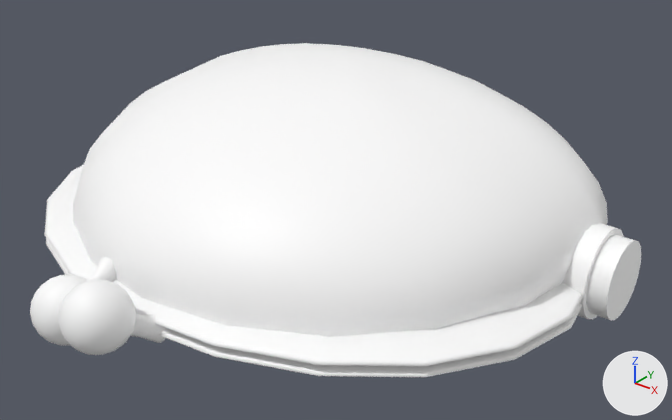
Two versions of the FBX model Assets/MotherDuckLEVELS/YOUR_WORK_HERE/Meshes/Purse final.fbx, one commit apart.
Both versions are drawn from a 50 mm camera at (2.0, -2.5, 2.91) aimed at (0.15, -0.19, 1.48). Arrows for +X, +Y and +Z are at lower right; the lights stay in place. Where no turn or scale is listed for an object, it has been applied to the vertices.
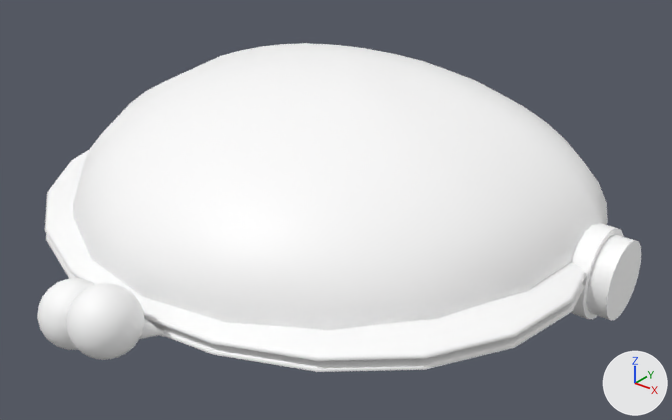
ob_group3 is not drawn itself; it is the parent of ob_psphere2, ob_group1, ob_group2, ob_pasted__psphere2, ob_group.

Where the newer file only moved an object's origin or applied its transform, the numbers keep the older frame.

What differs and where, as boxes (x1, y1, x2, y2) in the pictures (672 x 420 px):
'pSphere2', moved, turned
    before: (44, 165, 583, 366)
    after: (45, 150, 587, 361)
'pasted__pSphere2', moved, turned
    before: (46, 238, 583, 377)
    after: (46, 234, 585, 372)
'pasted__pSphere3', moved
    before: (58, 279, 136, 355)
    after: (66, 283, 144, 360)
'pSphere3', moved
    before: (30, 274, 88, 346)
    after: (37, 278, 96, 350)
'pasted__pCylinder2', reshaped, moved
    before: (131, 314, 168, 343)
    after: (140, 318, 166, 339)
'pCylinder2', moved (not visible afterwards)
    before: (88, 257, 116, 282)

The change in detail:
me_mesh_008 is used by ob_pasted__pcylinder2; location (0.081, -1.021, 1.381).
me_mesh_008 had 82 vertices, 100 faces and spanned x -0.0564..0.0564, y -0.0734..0.0734, z -0.0632..0.0632.
me_mesh_008 now has 82 vertices, 100 faces and spans x -0.0564..0.0245, y -0.0734..0.0393, z -0.0257..0.0632.
me_mesh_008 part 1: 39 of the vertices in x -0.0295..0.0564, y -0.0183..0.0734, z -0.0632..0.0377 are scaled about their middle by 0.257.
Object 'pSphere3' (ob_psphere3) moves from (-0.169, -1.109, 1.389) to (-0.133, -1.109, 1.389).
Object 'pasted__pCylinder2' (ob_pasted__pcylinder2) moves from (0.081, -1.021, 1.381) to (0.118, -1.021, 1.381).
Object 'group3' (ob_group3) moves from (0.0, 0.0, 1.057) to (0.0, -0.295, 0.969).
Object 'pasted__pSphere3' (ob_pasted__psphere3) moves from (0.026, -1.139, 1.455) to (0.062, -1.139, 1.455).
Object 'pCylinder2' (ob_pcylinder2) moves from (-0.192, -0.969, 1.429) to (-0.156, -0.969, 1.429).
Object 'pSphere2' (ob_psphere2) moves from (-0.0000114, 34.37, 19.98) to (-0.0000114, 49.46, -9.489).
Object 'pSphere2' (ob_psphere2) turns from (0, 0, 0) to (4.3, -0.3, -0) degrees about x, y and z.
Object 'pasted__pSphere2' (ob_pasted__psphere2) moves from (-0.0000114, 30.64, 19.98) to (-0.0000114, 45.73, -9.489).
Object 'pasted__pSphere2' (ob_pasted__psphere2) turns from (0, 0, 0) to (4.3, -0.3, -0) degrees about x, y and z.
